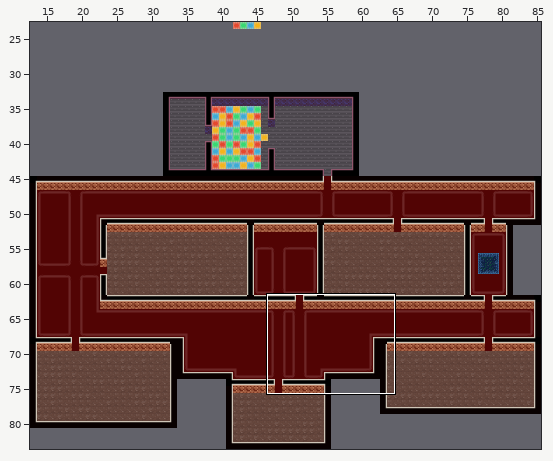
A Tiled map (JSON) gets an edit: Mirror/assets/level/map.json. The picture above shows the old version from afar; the outline marks the close-up.
Close-up. As it was:
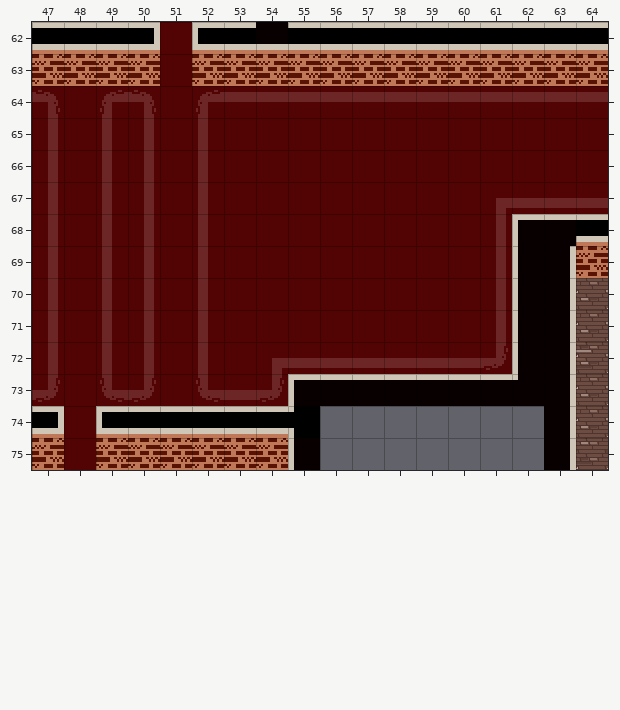
Cells are 32x32 px. Shown: x 47..64, y 62..75. The commit also changed other parts of the map, which this record leaves out. Not drawn, because the pictures are missing: unchanged layer "Objects".
And afterwards:
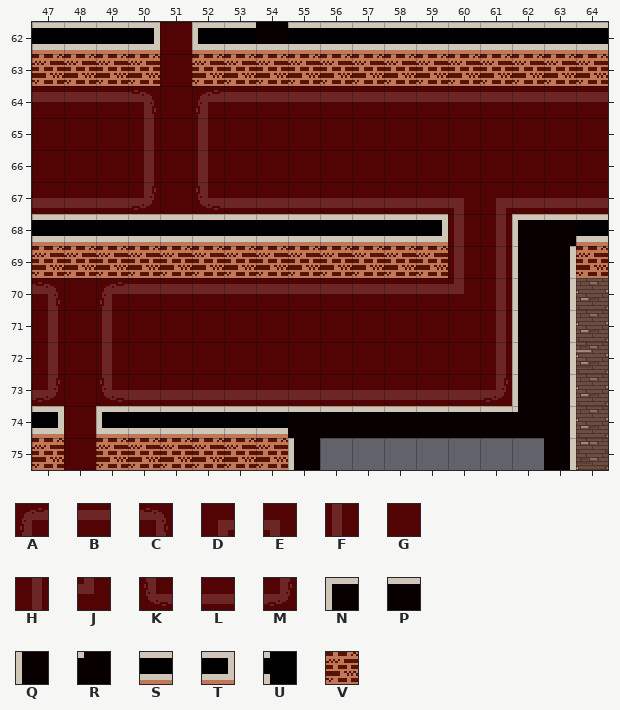
Key: from "floor": A 0, B 1, C 2, D 3, E 4, F 5, G 6, H 7, J 9, K 10, L 11, M 12; from "wall": N 0, P 1, Q 5, R 9, S 16, T 17, U 18, V 23.
_ is an empty cell.
The edit:
{"where": "layer \"Floor\""}
{"y":64,"x":47,"old":"CGA","new":"BBB"}
{"y":65,"x":47,"old":"H","new":"G"}
{"y":65,"x":49,"old":"F","new":"G"}
{"y":66,"x":47,"old":"H","new":"G"}
{"y":66,"x":49,"old":"F","new":"G"}
{"y":67,"x":47,"old":"HGFH","new":"LLLM"}
{"y":67,"x":52,"old":"FGGGGGGGG","new":"KLLLLLLLE"}
{"y":68,"x":60,"old":"G","new":"F"}
{"y":69,"x":60,"old":"G","new":"F"}
{"y":70,"x":47,"old":"H","new":"C"}
{"y":70,"x":49,"old":"FHGFGGGGGGGG","new":"ABBBBBBBBBBJ"}
{"y":71,"x":50,"old":"H","new":"G"}
{"y":71,"x":52,"old":"F","new":"G"}
{"y":72,"x":50,"old":"H","new":"G"}
{"y":72,"x":52,"old":"F","new":"G"}
{"y":72,"x":54,"old":"DLLLLLLM","new":"GGGGGGGH"}
{"y":73,"x":50,"old":"MGK","new":"LLL"}
{"y":73,"x":54,"old":"M_______","new":"LLLLLLLM"}
{"where": "layer \"Wall\""}
{"y":68,"x":47,"old":"_____________","new":"SSSSSSSSSSSST"}
{"y":69,"x":47,"old":"_____________","new":"VVVVVVVVVVVVV"}
{"y":73,"x":55,"old":"NPPPPPPR","new":"_______Q"}
{"y":74,"x":55,"old":"U_______","new":"PPPPPPPR"}
{"label":"changed","picture_box":[32,90,544,438]}
